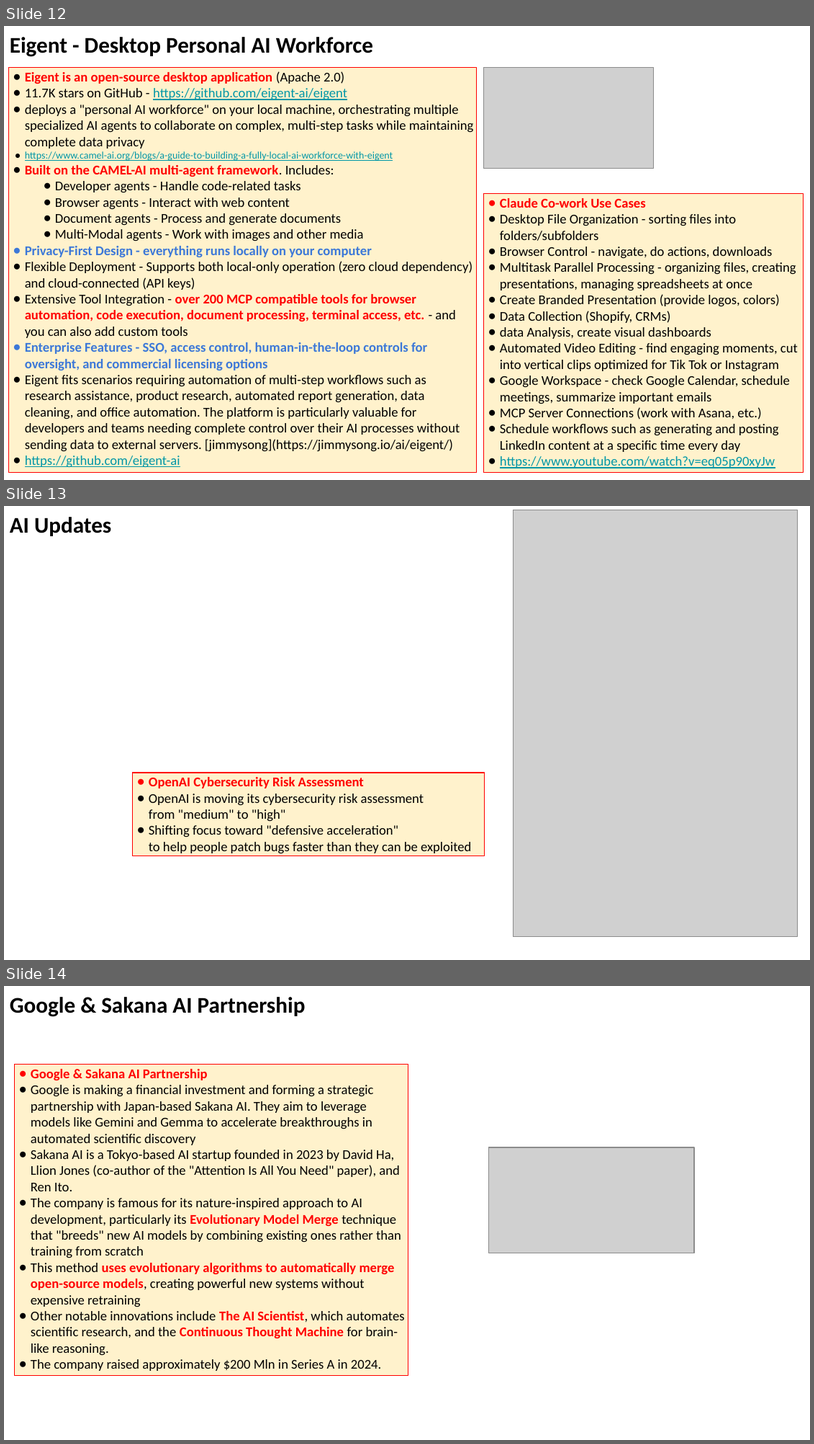
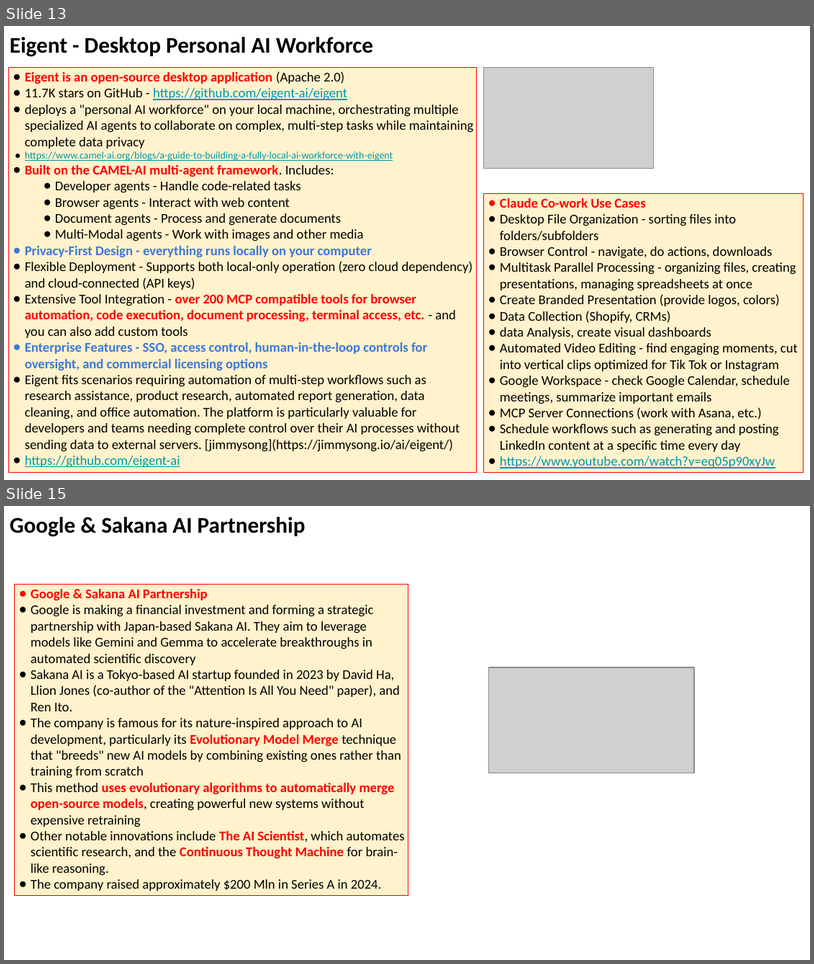
Before and after one commit to lselector/seminar, a slide deck: 2026/2026-01-30-AI-Updates.pptx. Shown one above the other, each under a label of ours: slides 12, 13 and 14 before the commit, slides 13 and 15 after it; the slides between them are not shown. The pictures are 814x1444 and 814x964 pixels, drawn with LibreOffice and Linux fonts; fonts in the diff are those of the drawing; grey boxes stand for pictures. Boxes give left, top, right and bottom in pixels: in the first picture for what was removed or moved away, otherwise in the second. Text is boxed around its words. In the diff, an @@ line names an element or a change of style, - is before the commit and + after.

```diff
--- a/2026/2026-01-30-AI-Updates.pptx
+++ b/2026/2026-01-30-AI-Updates.pptx
@@ slide 13 removed at <box>4,506,810,960</box>, background #FFFFFF @@
@@ text removed at <box>10,517,111,536</box> @@
-AI Updates
@@ picture removed at <box>513,510,797,937</box> @@
@@ rectangle removed at <box>133,772,485,855</box> @@
-● OpenAI Cybersecurity Risk Assessment
-● OpenAI is moving its cybersecurity risk assessment
-  from "medium" to "high"
-● Shifting focus toward "defensive acceleration"
-  to help people patch bugs faster than they can be exploited
@@ what was slide 12 is now slide 13 @@
@@ what was slide 14 is now slide 15 @@
```
Also in this commit, not shown: 5 slides changed, 2 slides added.
